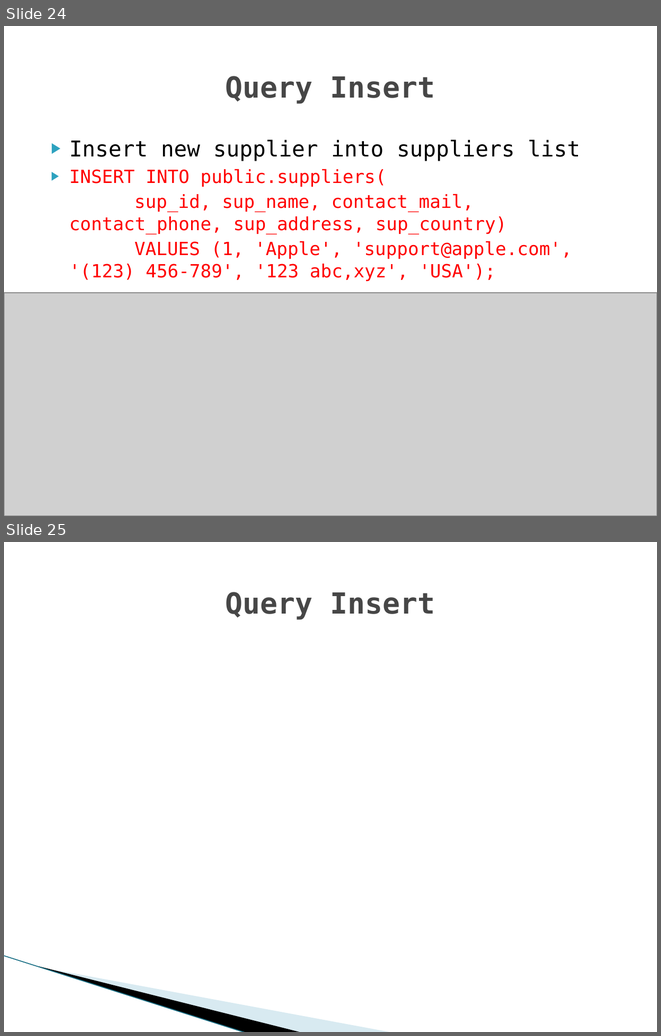
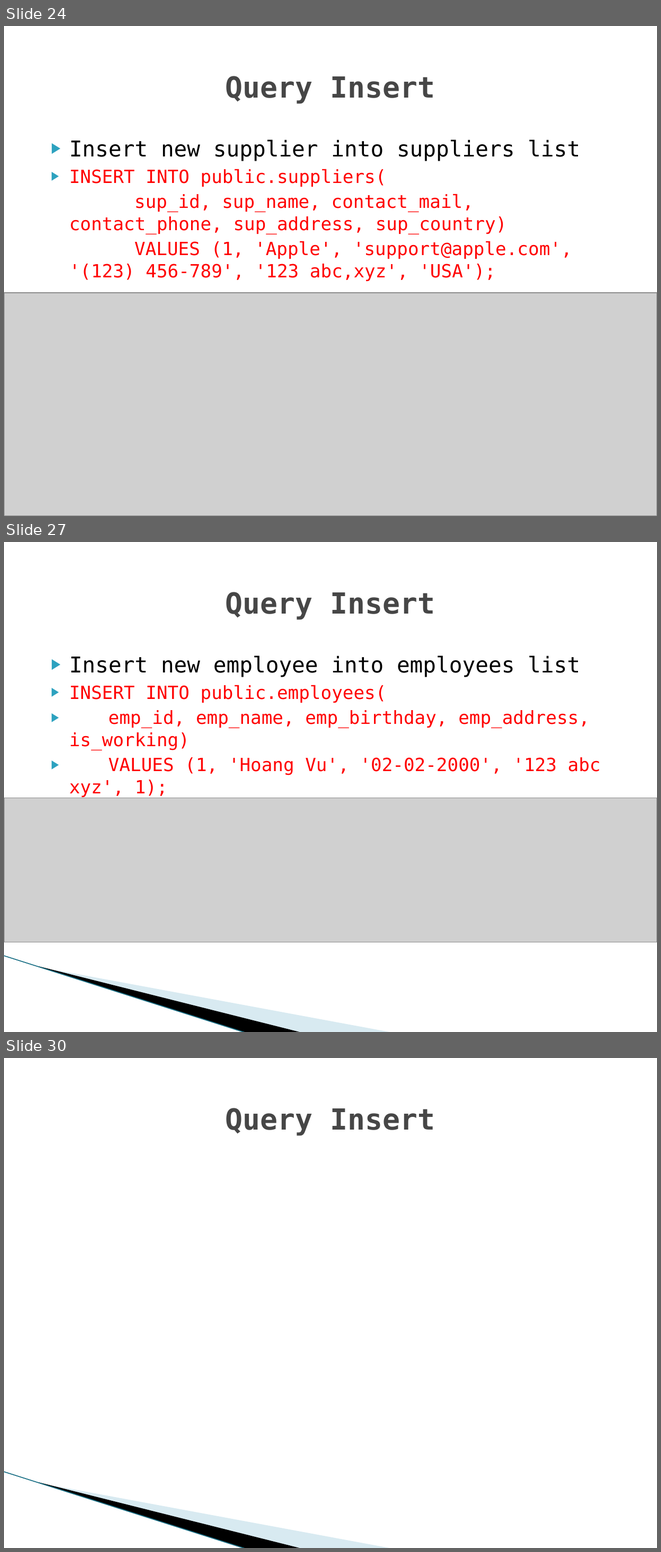
Before and after one commit to iamvucms/SICT, a slide deck: SQL/Project1_database_design_and_query.pptx. Shown one above the other, each under a label of ours: slides 24 and 25 before the commit, slides 24, 27 and 30 after it; the slides between them are not shown. The pictures are 661x1036 and 661x1552 pixels, drawn with LibreOffice and Linux fonts; fonts in the diff are those of the drawing; grey boxes stand for pictures; background and template pictures are left out. Boxes give left, top, right and bottom in pixels: in the first picture for what was removed or moved away, otherwise in the second. Text is boxed around its words. In the diff, an @@ line names an element or a change of style, - is before the commit and + after.

```diff
--- a/SQL/Project1_database_design_and_query.pptx
+++ b/SQL/Project1_database_design_and_query.pptx
@@ slide 27 added at [4, 542, 657, 1032], background #FFFFFF; not listed: 3 template elements that a slide beside it also shows @@
@@ title added at [226, 592, 435, 620], 32 pt, text #464646, bold @@
+Query Insert
@@ text added at [69, 655, 601, 797], 20 pt, text #FF0000 @@
+▶ Insert new employee into employees list
+▶ INSERT INTO public.employees(
+▶ emp_id, emp_name, emp_birthday, emp_address, is_working)
+▶ VALUES (1, 'Hoang Vu', '02-02-2000', '123 abc xyz', 1);
@@ picture added at [4, 798, 657, 942] @@
@@ what was slide 25 is now slide 30 @@
```
Also in this commit, not shown: 4 slides changed, 4 other slides added, 2 slides removed.
